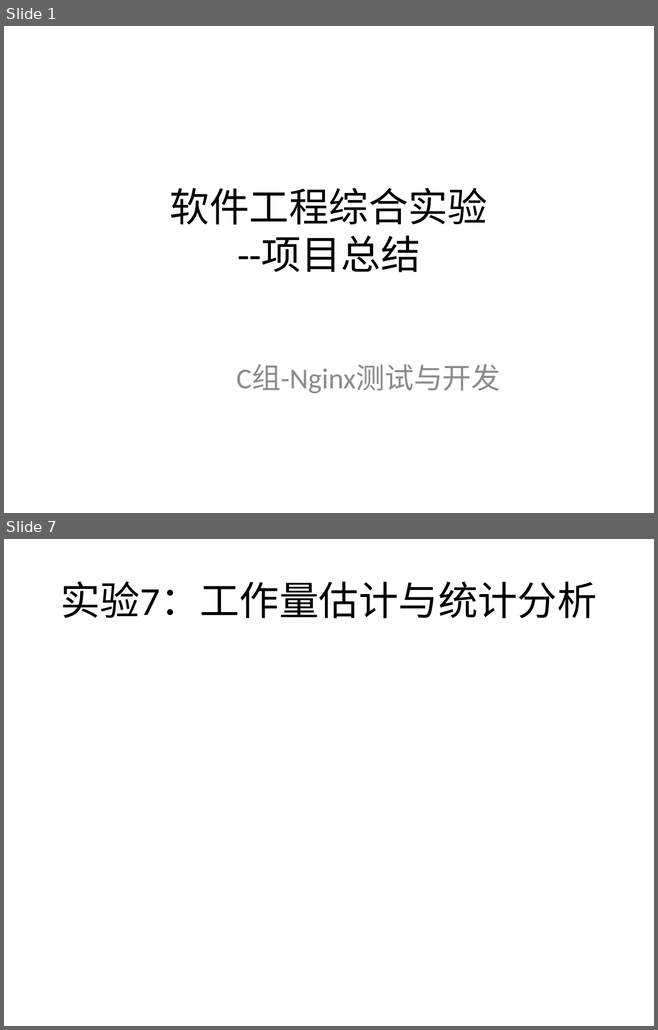
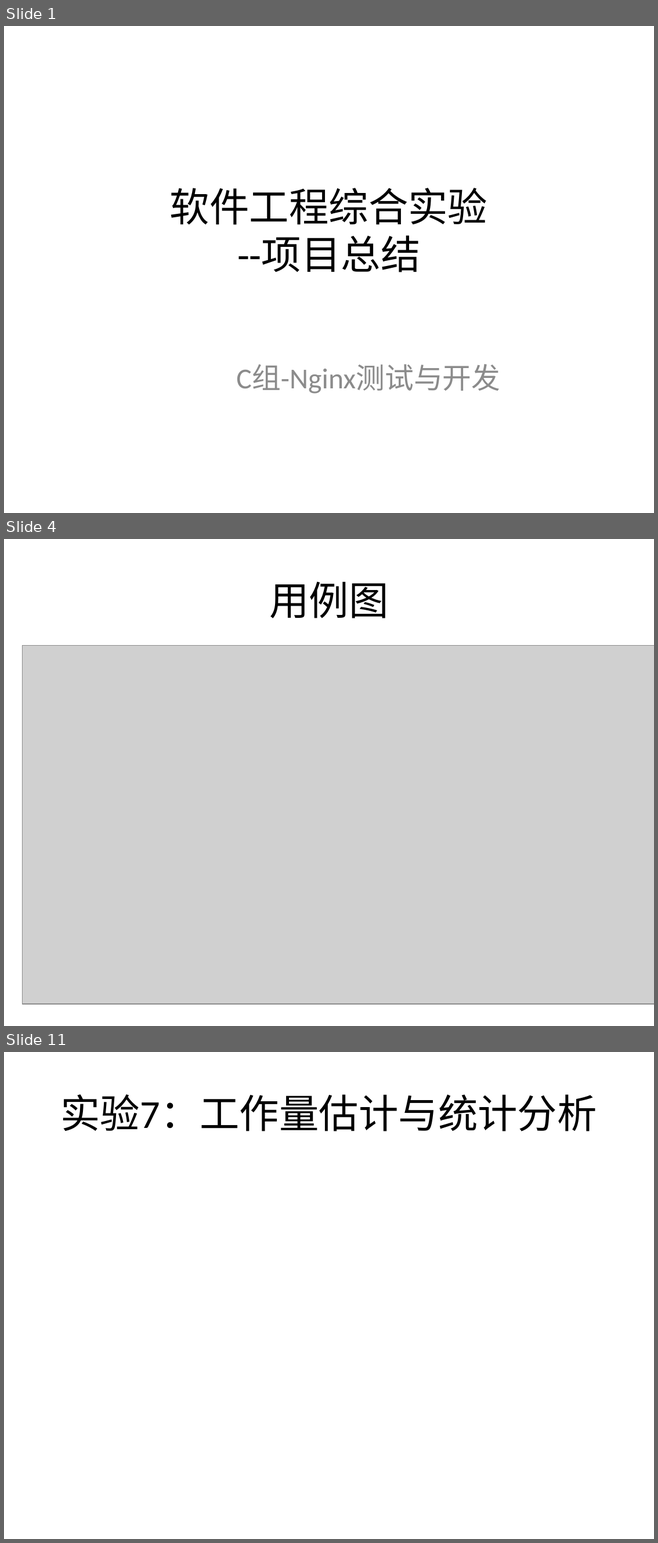
Before and after one commit to bhsei/16TeamC, a slide deck: 2.项目PPT/十七周-项目总结.pptx. Shown one above the other, each under a label of ours: slides 1 and 7 before the commit, slides 1, 4 and 11 after it; the slides between them are not shown. The pictures are 658x1030 and 658x1543 pixels, drawn with LibreOffice and Linux fonts; fonts in the diff are those of the drawing; grey boxes stand for pictures. Boxes give left, top, right and bottom in pixels: in the first picture for what was removed or moved away, otherwise in the second. Text is boxed around its words. In the diff, an @@ line names an element or a change of style, - is before the commit and + after.

```diff
--- a/2.项目PPT/十七周-项目总结.pptx
+++ b/2.项目PPT/十七周-项目总结.pptx
@@ slide 4 added at <box>4,539,654,1026</box>, background #FFFFFF @@
@@ title added at <box>269,581,388,618</box>, 44 pt, text #000000 @@
+用例图
@@ picture added at <box>22,645,654,1004</box> @@
@@ what was slide 7 is now slide 11 @@
```
Also in this commit, not shown: 6 slides changed, 5 other slides added, 2 slides removed, 1 other file.
